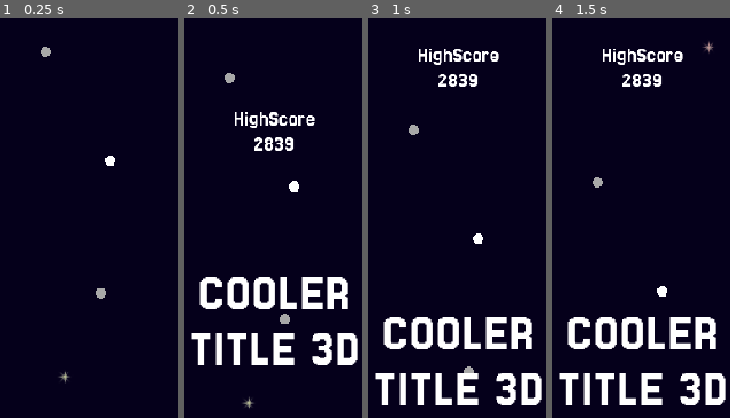
Above: before the commit, frames 1-4 (left to right).
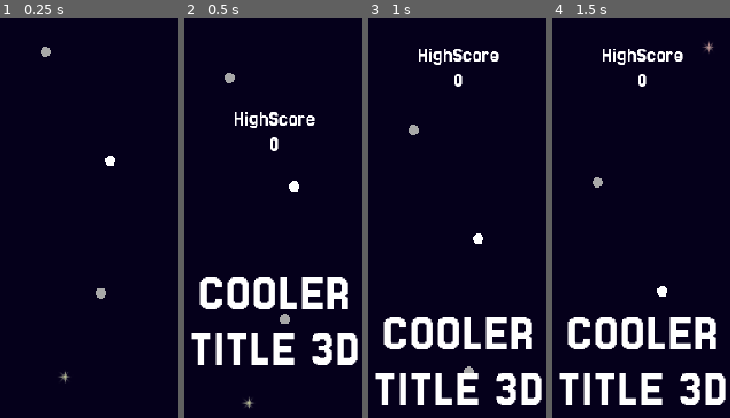
Above: after the commit, the same moments.

Repository: Juawo/space-shooter
Game: Godot game, scene res://scenes/game/main.tscn
Two runs of this game, one before a commit and one after it. Both use one fixed random seed, a clock stepped at 60 frames per second and the inputs below. The engine's default icon, where the game draws it, is replaced by a stand-in: a white triangle on a blue panel in a dark square.
Inputs:
- Up to frame 1 (0.25 s): no input
- Up to frame 2 (0.5 s): no input
- Up to frame 3 (1 s): tap Enter at 0.5 s; hold Right (ui_right) from 0.53 s (still down)
- Up to frame 4 (1.5 s): tap Enter at 1.25 s; release Right (ui_right) at 1.28 s; hold Left (ui_left) from 1.28 s (still down)
The pictures show only the part of the screen within x 24-74%, y 0-50%; the shares and areas given below are measured in that part.

Frame 1 is identical in both runs. In frame 2, 0.5% of the frame differs, in the area x 39-62%, y 29-34%; in frame 3, 0.5%; in frame 4, 0.5%.

Commit message:
Enhance game state management; add reset functionality and high score updates

Diff:
--- a/scripts/game/main/main.gd
+++ b/scripts/game/main/main.gd
@@ -43,14 +43,15 @@
 	state = newValue
 	match newValue  :
 		GameStates.MAIN_MENU :
+			print("Game state changed to Main Menu")
 			if pause_menu.is_showing:
 				pause_menu.hide_pause_menu()
 			if game_over.is_showing:
 				game_over.hide_game_over()
 			if game_world.hud.is_showing:
 				game_world.hide_hud()
+			game_world.reset_game()
 			get_tree().paused = true
-			print("Game state changed to Main Menu")
 			main_menu.showMainMenu()
 
 		GameStates.GAME :
@@ -69,6 +70,7 @@
 			print("Game state changed to Paused")
 
 		GameStates.GAME_OVER :
+			print("Game state changed to Game Over")
+			game_world.reset_game()
 			get_tree().paused = true
 			game_over.show_game_over()
-			print("Game state changed to Game Over")
--- a/scripts/game/session-state.gd
+++ b/scripts/game/session-state.gd
@@ -1,6 +1,7 @@
 extends Node
 
 signal value_changed(value:int)
+signal high_score_changed(value:int)
 
 var current_score :int = 0 :
 	set (new_value) :
@@ -12,4 +13,7 @@
 			SaveManager.save_data()
 			ApiManager.register_high_score(high_score)
 
-var high_score :int = 0
+var high_score :int = 0 :
+	set (new_value) :
+		high_score = new_value
+		high_score_changed.emit(new_value)
--- a/scripts/ui/MainMenu/main_menu.gd
+++ b/scripts/ui/MainMenu/main_menu.gd
@@ -3,6 +3,14 @@
 @onready var animation_player: AnimationPlayer = $AnimationPlayer
 var showing: bool = false
 @onready var background_tap_area: Button = $BackgroundTapArea
+@onready var score_value_label: Label = $MarginContainer/VBoxContainer/HeaderWrapper/Header/HighScoreLabel/ScoreValueLabel
+
+func _ready() -> void:
+	SessionState.high_score_changed.connect(_on_high_score_changed)
+	score_value_label.text = str(SessionState.high_score)
+
+func _on_high_score_changed(high_score_value : int):
+	score_value_label.text = str(high_score_value)
 
 func hideMainMenu():
 	background_tap_area.disabled = true
